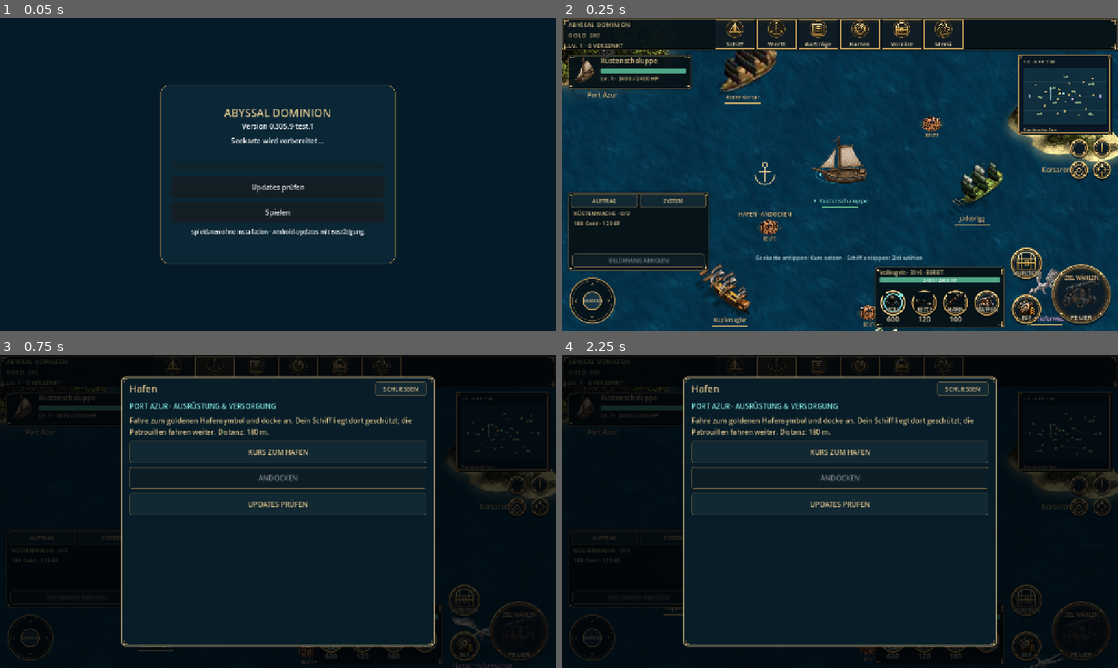
Above: before the commit, frames 1-4 (two rows, left to right).
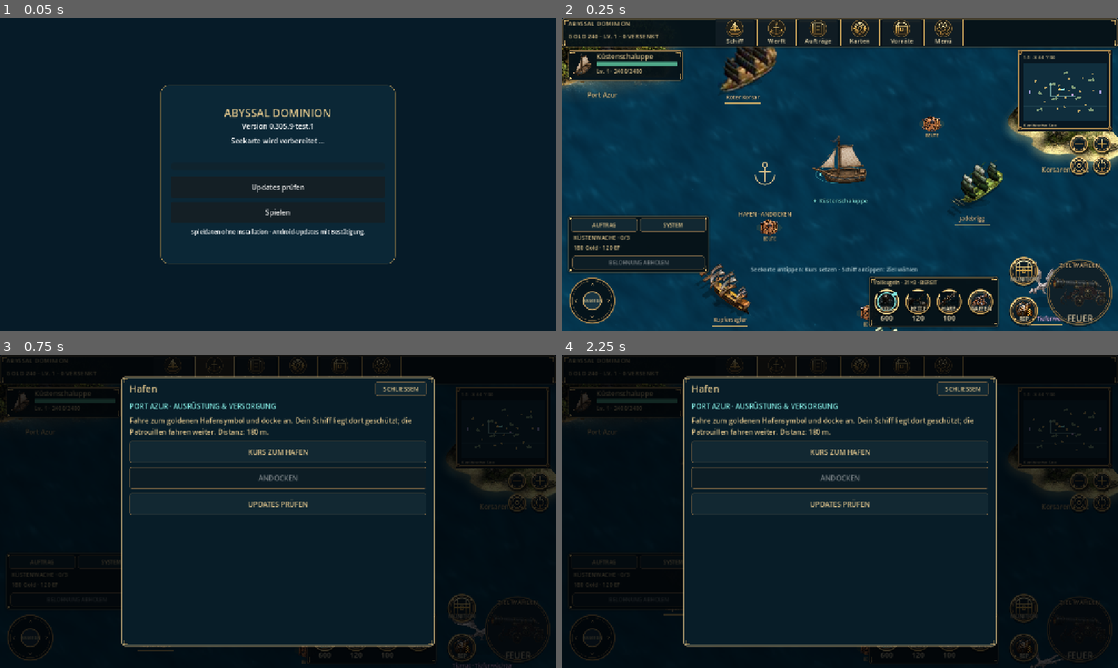
Above: after the commit, the same moments.

Repository: Broosskyy/Abyssal-Dominion-Beta
Game: Godot game, scene res://updater/launcher.tscn
Same seed, same stepped clock (60 frames per second), same inputs: the game is played once before the commit and once after it.
Inputs:
- Up to frame 1 (0.05 s): no input
- Up to frame 2 (0.25 s): no input
- Up to frame 3 (0.75 s): click "Werft" at 0.5 s
- Up to frame 4 (2.25 s): click "Schiff" at 1.25 s; click "Aufträge" at 2 s

Frame 1 is identical in both runs. In frame 2, 16% of the frame differs, in the area x 0-100%, y 0-100%; in frame 3, 2.6%; in frame 4, 2.7%.

Commit message:
Compact the sea HUD around a larger cannon action and calmer water.
The aborted layout pass never reached main. Captain HP stays on the left card, short screens keep status in the header, the shipyard lists all 27 designs as named cards, and the fire control uses an original cannon graphic.

Co-authored-by: Broosskyy <Broosskyy@users.noreply.github.com>

Diff:
--- a/rebuild/m3052/assets/provenance.json
+++ b/rebuild/m3052/assets/provenance.json
@@ -659,6 +659,12 @@
       "bytes": 354,
       "sha256": "75c27bf8ef5281e57937210f352331200adbe1130854fe6838054386d8dd6382",
       "source": "Handwritten nautical SVG for visible target cycling"
+    },
+    {
+      "path": "assets/ui/cannon_action.png",
+      "bytes": 227050,
+      "sha256": "494fc27daa3136154163a2108cbc888542a640a4453ee33703117eb3cb37a196",
+      "source": "Original fire-button cannon rendered for Abyssal Dominion; not taken from a third-party atlas"
     }
   ]
 }
--- a/rebuild/m3052/nautical_button.gd
+++ b/rebuild/m3052/nautical_button.gd
@@ -7,6 +7,7 @@
 var latched=false
 var cooldown=0.0
 var state_label=""
+var hero:=false
 const GOLD=Color("c7a15a")
 func _ready() -> void:
 	focus_mode=Control.FOCUS_NONE
@@ -19,6 +20,32 @@
 	var gold=Color("f5d78d") if hot else GOLD
 	if disabled:gold=Color("746747")
 	var font=ThemeDB.fallback_font
+	if hero:
+		var diameter=minf(size.x,size.y)
+		var center=Vector2(size.x*.5,diameter*.5)
+		var radius=diameter*.5-2
+		draw_circle(center+Vector2(0,3),radius+1,Color(0,0,0,.42))
+		draw_circle(center,radius,Color("102028"))
+		draw_circle(center,radius,gold,false,2.4,true)
+		draw_circle(center,radius-4,Color("80623a"),false,1.0,true)
+		if art!=null:
+			var dimensions=art.get_size()*diameter*.84/maxf(art.get_width(),art.get_height())
+			draw_texture_rect(art,Rect2(center-dimensions*.5,dimensions),false,Color(1,1,1,.45) if disabled else Color.WHITE)
+		if latched:draw_arc(center,radius-5,0,TAU,40,Color("80e3dc"),2.2,true)
+		if not state_label.is_empty():
+			var fs=10 if diameter<120 else 12
+			var label_width=font.get_string_size(state_label,HORIZONTAL_ALIGNMENT_LEFT,-1,fs).x
+			var pos=Vector2(center.x-label_width*.5,16)
+			draw_string_outline(font,pos,state_label,HORIZONTAL_ALIGNMENT_LEFT,-1,fs,4,Color("071018"))
+			draw_string(font,pos,state_label,HORIZONTAL_ALIGNMENT_LEFT,-1,fs,Color("80e3dc") if state_label=="BEREIT" else Color("edc68c"))
+		if not caption.is_empty():
+			var fs=16 if diameter>100 else 13
+			var label_width=font.get_string_size(caption,HORIZONTAL_ALIGNMENT_LEFT,-1,fs).x
+			var pos=Vector2(center.x-label_width*.5,diameter-8)
+			draw_string_outline(font,pos,caption,HORIZONTAL_ALIGNMENT_LEFT,-1,fs,4,Color("071018"))
+			draw_string(font,pos,caption,HORIZONTAL_ALIGNMENT_LEFT,-1,fs,Color("f3e0b6"))
+		if cooldown>0:draw_arc(center,radius-6,-PI*.5,-PI*.5+TAU*(1-clampf(cooldown,0,1)),36,Color("e3bf76"),2.4,true)
+		return
 	if nav_mode:
 		draw_rect(Rect2(Vector2(1,1),size-Vector2(2,2)),Color("30291c") if hot else Color("101c23"))
 		draw_rect(Rect2(Vector2(1,1),size-Vector2(2,2)),gold,false,1.0)
--- a/rebuild/m3052/ocean.gdshader
+++ b/rebuild/m3052/ocean.gdshader
@@ -10,16 +10,16 @@
  float a=dot(world,d1)*.026-TIME*.68;
  float b=dot(world,d2)*.051+TIME*.49;
  float c=dot(world,normalize(vec2(.4,.9)))*.087-TIME*.92;
- float n=texture(wave_noise,world*.0027+vec2(TIME*.003,-TIME*.002)).r;
- float detail=texture(wave_noise,world*.007-vec2(TIME*.004,TIME*.001)).g;
- vec2 fine=texture(wave_noise,world*.023+vec2(-TIME*.005,TIME*.003)).rg;
- vec2 slope=d1*cos(a)*.10+d2*cos(b)*.055+normalize(vec2(.4,.9))*cos(c)*.035+(fine-.5)*.16;
+ float n=texture(wave_noise,world*.0016+vec2(TIME*.002,-TIME*.0014)).r;
+ float detail=texture(wave_noise,world*.0042-vec2(TIME*.0022,TIME*.0008)).g;
+ vec2 fine=texture(wave_noise,world*.009+vec2(-TIME*.002,TIME*.0014)).rg;
+ vec2 slope=d1*cos(a)*.12+d2*cos(b)*.07+normalize(vec2(.4,.9))*cos(c)*.04+(fine-.5)*.035;
  vec3 normal=normalize(vec3(-slope,1.));
  float light=dot(normal,normalize(vec3(-.4,-.6,1.)));
  float crest=pow(max(0.,sin(b)*.35+sin(c)*.2+detail*.45),5.);
  vec3 deep=vec3(.014,.115,.19);vec3 shallow=vec3(.028,.25,.35);
  vec3 sea=mix(deep,shallow,clamp(.26+n*.42+sin(a)*.055,0.,1.));
- sea*=.72+light*.36+(detail-.5)*.18+(fine.r-.5)*.12;
+ sea*=.76+light*.32+(detail-.5)*.08+(fine.r-.5)*.03;
  float glint=pow(smoothstep(.60,.92,fine.r)*smoothstep(.43,.85,detail),5.);
  sea+=vec3(.25,.40,.45)*(crest*.28+glint*.22);
  COLOR=vec4(sea*region_tint,1.);
--- a/rebuild/m3052/sea_map.gd
+++ b/rebuild/m3052/sea_map.gd
@@ -162,6 +162,7 @@
 	beast = load("res://assets/reference/monsters/tiamat.png")
 	for name in ["cannon_0","cannon_1","cannon_2","harpoon_0","harpoon_1","harpoon_2","loot_0","loot_1","loot_2","loot_3","upgrade_cannon","upgrade_harpoon","upgrade_hull","upgrade_sails","quest_book","world_chart"]:
 		extra_icons[name] = load("res://assets/expanded/"+name+".png")
+	extra_icons.cannon_action=load("res://assets/ui/cannon_action.png")
 
 func _process(delta: float) -> void:
 	if modal_backdrop!=null:modal_backdrop.visible=modal.visible
@@ -373,10 +374,12 @@
 	var name_offset=68.0 if is_player and int(sim.player.skin)==26 else 47.0
 	var baseline = point+Vector2(0,name_offset)
 	_label(baseline,("✦ "+name) if is_player else name,14 if is_player else 13,color)
-	var bar = Rect2(point+Vector2(-43,name_offset+8),Vector2(86,4))
-	draw_rect(bar,Color("071820"))
-	var health_color=Color("60b682") if is_player else (Color("b36452") if bool(actor.get("aggressive",false)) or bool(CONTENT.MAPS[sim.map_id].npc_hostile) else Color("baa165"))
-	draw_rect(Rect2(bar.position,Vector2(bar.size.x*float(actor.hp)/float(actor.max_hp),4)),health_color)
+	# The captain's HP lives once, on the edge card. World bars stay on other ships and in gallery sheets.
+	if not is_player or gallery_page>=0:
+		var bar = Rect2(point+Vector2(-43,name_offset+8),Vector2(86,4))
+		draw_rect(bar,Color("071820"))
+		var health_color=Color("60b682") if is_player else (Color("b36452") if bool(actor.get("aggressive",false)) or bool(CONTENT.MAPS[sim.map_id].npc_hostile) else Color("baa165"))
+		draw_rect(Rect2(bar.position,Vector2(bar.size.x*float(actor.hp)/float(actor.max_hp),4)),health_color)
 	if float(actor.slow)>0: _label(point+Vector2(0,name_offset+33),"VERLANGSAMT",10,Color("9fdbf4"))
 
 func _draw_atlas(tex: Texture2D,point: Vector2,width: float,col: int,row: int,columns: int,rows: int) -> void:
@@ -554,14 +557,18 @@
 	player_hp=_bar(player_panel)
 	player_numbers=_text(player_panel,"",11)
 	player_name.clip_text=true
+	player_numbers.clip_text=true
 	player_xp=_bar(player_panel)
 	var xp_style: StyleBoxFlat=player_xp.get_theme_stylebox("fill").duplicate();xp_style.bg_color=Color("348cb6");player_xp.add_theme_stylebox_override("fill",xp_style)
 	target_panel=_panel(ui)
 	target_portrait=_portrait(target_panel)
+	target_panel.clip_contents=true
 	target_name=_text(target_panel,"",13);target_name.clip_text=true
 	target_hp=_bar(target_panel)
 	target_health_skin=target_hp.get_theme_stylebox("fill").duplicate();target_hp.add_theme_stylebox_override("fill",target_health_skin)
 	target_numbers=_text(target_panel,"",11)
+	target_numbers.clip_text=true
+	target_numbers.autowrap_mode=TextServer.AUTOWRAP_WORD_SMART
 	chart_mini=MINI.new();chart_mini.simulation=sim
 	chart_mini.course_requested.connect(func(point):_chart_course(point))
 	ui.add_child(chart_mini)
@@ -569,8 +576,10 @@
 	combat_readout=_text(combat_dock,"",10,GOLD);combat_readout.clip_text=true
 	deck_hp=_bar(combat_dock);deck_xp=_bar(combat_dock);deck_xp.add_theme_stylebox_override("fill",xp_style)
 	deck_numbers=_text(combat_dock,"",9,Color.WHITE);deck_numbers.horizontal_alignment=HORIZONTAL_ALIGNMENT_CENTER
+	for duplicate in [deck_hp,deck_xp,deck_numbers]:duplicate.visible=false
 	loadout_button=_orb(ui,"Bewaffnung",extra_icons.cannon_0,func():_open_modal("Bewaffnung"),"WAFFEN")
-	attack=_orb(ui,"Feuer ein/aus",extra_icons.cannon_2,_toggle_fire,"FEUER");attack.name="FireButton"
+	attack=_orb(ui,"Feuer ein/aus",extra_icons.cannon_action,_toggle_fire,"FEUER");attack.name="FireButton"
+	attack.set("hero",true)
 	repair=_orb(ui,"Schiff reparieren",extra_icons.upgrade_hull,func():sim.toggle_repair();_refresh_ui(),"REP");repair.name="RepairButton"
 	ammo_selector=_orb(ui,"Munitionsauswahl",icons.cannonball,func():_open_modal("Munition"),"KUGELN")
 	for i in 3:
@@ -583,12 +592,15 @@
 	zoom_in=_orb(ui,"Näher zoomen",hud_icons.plus,func():_zoom(1.15))
 	zoom_out=_orb(ui,"Weiter zoomen",hud_icons.minus,func():_zoom(1.0/1.15))
 	interact=_button(ui,"",_interact);interact.name="InteractButton"
-	status=_text(ui,"",11,Color("b3ccd0"));status.horizontal_alignment=HORIZONTAL_ALIGNMENT_CENTER;status.autowrap_mode=TextServer.AUTOWRAP_WORD_SMART
+	status=_text(ui,"",11,Color("b3ccd0"));status.horizontal_alignment=HORIZONTAL_ALIGNMENT_CENTER
+	status.clip_text=true
+	status.text_overrun_behavior=TextServer.OVERRUN_TRIM_ELLIPSIS
+	status.mouse_filter=Control.MOUSE_FILTER_IGNORE
 	quest_panel=_panel(ui)
 	quest_tab=_button(quest_panel,"AUFTRAG",func():system_view=false;_refresh_ui())
 	system_tab=_button(quest_panel,"SYSTEM",func():system_view=true;_refresh_ui())
 	for tab in [quest_tab,system_tab]:tab.add_theme_font_size_override("font_size",10)
-	quest_text=_text(quest_panel,"",11);quest_text.autowrap_mode=TextServer.AUTOWRAP_WORD_SMART
+	quest_text=_text(quest_panel,"",11);quest_text.autowrap_mode=TextServer.AUTOWRAP_WORD_SMART;quest_text.clip_text=true
 	system_label=_text(quest_panel,"",11,Color("bac7c7"));system_label.autowrap_mode=TextServer.AUTOWRAP_WORD_SMART;system_label.clip_text=true
 	quest_claim=_button(quest_panel,"BELOHNUNG ABHOLEN",func():sim.claim_quest();_save_progress();_refresh_ui());quest_claim.add_theme_font_size_override("font_size",10)
 	modal_backdrop=ColorRect.new()
@@ -642,23 +654,24 @@
 		desired_zoom=0.78
 		camera.zoom=Vector2.ONE*desired_zoom
 	water.size=viewport_size
-	var header=54.0 if compact else 62.0
+	var header=50.0 if compact else 56.0
 	_place(chrome,0,0,s.x,header)
-	title.visible=not compact;_place(title,12,4,210,18)
-	_place(resources,12,5 if compact else 24,154 if compact else 250,44 if compact else 32)
+	title.visible=not compact;_place(title,12,2,180,16)
+	resources.clip_text=true
+	_place(resources,12,3 if compact else 26,154 if compact else 250,20)
 	resources.visible=true
 	var nw=62.0 if compact else 80.0
 	var nav_x=(s.x-nw*nav_buttons.size())*.5
 	resources.size.x=maxf(90,nav_x-24)
-	for i in nav_buttons.size():_place(nav_buttons[i],nav_x+i*nw,2,nw-3,header-4)
-	var top=header+8
-	_place(player_panel,12,top,208 if compact else 236,66)
-	_place(player_portrait,7,6,48,49);_place(player_name,62,3,player_panel.size.x-70,22)
-	_place(player_hp,62,27,player_panel.size.x-72,9);_place(player_numbers,62,38,player_panel.size.x-70,20)
-	_place(player_xp,8,60,player_panel.size.x-16,3)
+	for i in nav_buttons.size():_place(nav_buttons[i],nav_x+i*nw,1,nw-3,header-3)
+	var top=header+6
+	_place(player_panel,12,top,196 if compact else 220,58)
+	_place(player_portrait,6,5,42,44);_place(player_name,54,3,player_panel.size.x-60,18)
+	_place(player_hp,54,22,player_panel.size.x-64,8);_place(player_numbers,54,32,player_panel.size.x-60,18)
+	_place(player_xp,8,52,player_panel.size.x-16,3)
 	var tw=player_panel.size.x
-	_place(target_panel,12,top+72,tw,72)
-	_place(target_portrait,7,5,48,51);_place(target_name,62,3,tw-70,22);_place(target_hp,62,27,tw-72,8);_place(target_numbers,62,36,tw-70,32)
+	_place(target_panel,12,top+62,tw,70)
+	_place(target_portrait,6,5,42,44);_place(target_name,54,3,tw-62,18);_place(target_hp,54,22,tw-64,8);_place(target_numbers,54,32,tw-62,34)
 	var mw=128.0 if compact else 180.0
 	var mh=108.0 if compact else 154.0
 	_place(chart_mini,s.x-mw-12,top,mw,mh)
@@ -670,25 +683,27 @@
 	camera_pad.visible=camera_pad_visible
 	var q=44.0 if compact else 52.0
 	var group=4*q+24
-	var left=(s.x-group)*.5 if compact else s.x-118-60-28-group-20
-	var dh=104.0 if compact else 116.0
-	var dy=s.y-dh-6
+	var fire=108.0 if compact else 128.0
+	var small=50.0 if compact else 58.0
+	var dh=88.0 if compact else 96.0
+	var dy=s.y-dh-8
+	var left=(s.x-group)*.5 if compact else s.x-fire-small-36-group-16
 	_place(combat_dock,left-8,dy,group+16,dh)
-	_place(combat_readout,8,3,group,14)
-	_place(deck_hp,8,19,group,10);_place(deck_xp,8,31,group,7);_place(deck_numbers,8,18,group,12)
-	for i in 3:_place(ammo_buttons[i],left+i*(q+8),dy+42,q,q+12)
-	_place(loadout_button,left+3*(q+8),dy+42,q,q)
-	var fire=92.0 if compact else 118.0
-	_place(attack,s.x-fire-12,s.y-fire-12,fire,fire)
-	var small=52.0 if compact else 60.0
-	var side_x=s.x-fire-small-28
-	_place(repair,side_x,s.y-small-12,small,small)
-	_place(ammo_selector,side_x-2,s.y-small*2-42,small+4,small+16)
-	var status_x=maxf(236 if compact else 294,s.x*.5-220)
-	_place(status,status_x,dy-26,minf(440,side_x-status_x-12),20)
-	_place(interact,12,top+152,player_panel.size.x,36)
-	var journal_height=116.0 if compact else minf(150,s.y-(top+194)-116)
-	var journal_y=s.y-journal_height-(116 if camera_pad_visible and not compact else 10)
+	_place(combat_readout,8,4,group,16)
+	for i in 3:_place(ammo_buttons[i],left+i*(q+8),dy+22,q,q+12)
+	_place(loadout_button,left+3*(q+8),dy+22,q,q)
+	_place(attack,s.x-fire-10,s.y-fire-10,fire,fire)
+	var side_x=s.x-fire-small-24
+	_place(repair,side_x,s.y-small-10,small,small)
+	_place(ammo_selector,side_x,s.y-small*2-28,small,small+12)
+	var nav_right=nav_x+nw*nav_buttons.size()
+	if compact:_place(status,nav_right+8,14,maxf(48,s.x-nav_right-16),22)
+	else:
+		var status_x=maxf(250,s.x*.5-180)
+		_place(status,status_x,dy-22,minf(340,side_x-status_x-12),18)
+	_place(interact,12,top+138,player_panel.size.x,34)
+	var journal_height=96.0 if compact else minf(108.0,maxf(96.0,s.y-(top+160)-124))
+	var journal_y=s.y-journal_height-(112 if camera_pad_visible and not compact else 8)
 	_place(quest_panel,12,journal_y,208 if compact else 270,journal_height)
 	quest_panel.visible=journal_visible and (not compact or not camera_pad_visible)
 	_place(quest_tab,5,4,quest_panel.size.x*.5-7,23);_place(system_tab,quest_panel.size.x*.5+2,4,quest_panel.size.x*.5-7,23)
@@ -719,11 +734,11 @@
 		player_portrait.texture=skin_previews[portrait_skin]
 	player_hp.max_value=sim.player.max_hp
 	player_hp.value=sim.player.hp
-	player_numbers.text="Lv. %d · %d / %d HP" % [sim.level,int(sim.player.hp),int(sim.player.max_hp)]
+	player_numbers.text="Lv. %d · %d/%d" % [sim.level,int(sim.player.hp),int(sim.player.max_hp)]
 	player_xp.tooltip_text="Erfahrung %d / %d" % [sim.xp,sim.xp_required()]
 	player_xp.max_value=sim.xp_required()
 	player_xp.value=sim.xp
-	resources.text="GOLD  %s\nLV. %d · %d VERSENKT" % [str(sim.player.gold),sim.level,sim.kills]
+	resources.text="GOLD %s · LV. %d · %d VERSENKT" % [str(sim.player.gold),sim.level,sim.kills]
 	var selected =sim.actor(sim.target)
 	target_panel.visible=not selected.is_empty() and sim.target>0 and int(selected.hp)>0
 	if target_panel.visible:
@@ -742,7 +757,7 @@
 		target_numbers.text="%d / %d HP\n%s · %d m"%[int(selected.hp),int(selected.max_hp),disposition,roundi(sim.player.pos.distance_to(selected.pos))]
 	attack.text="STOPP" if sim.firing else "FEUER"
 	attack.disabled=not target_panel.visible or int(sim.player.hp)<=0 or sim.docked
-	_set_orb(attack,extra_icons["cannon_%d" % mini(2,int(sim.upgrades.cannon))],"",sim.firing,attack.text)
+	_set_orb(attack,extra_icons.cannon_action,"",sim.firing,attack.text)
 	attack.set("cooldown",float(sim.player.reload)/1.65)
 	attack.set("state_label",_combat_state())
 	repair.disabled=sim.docked
@@ -831,14 +846,41 @@
 			var choose=_button(column,"GELADEN" if sim.ammo_mode==i else "LADEN",func():sim.set_ammo(index);modal.hide();_refresh_ui())
 			choose.custom_minimum_size.y=28;choose.add_theme_font_size_override("font_size",11);choose.disabled=sim.ammo_mode==i or int(sim.player.ammo[i])<=0
 	elif kind=="Werft":
-		_info("SCHIFFSDESIGNS · Wähle deinen Look für die nächste Ausfahrt.",CYAN)
-		for i in skins.size():
-			var index =i
-			var b =_button(modal_body,str(skins[i].name)+("   ✓" if int(sim.player.skin)==i else "   AUSRÜSTEN"),func():_equip(index))
-			b.custom_minimum_size.y=64
-			b.icon=skin_previews[i]
-			b.expand_icon=true
-			b.add_theme_constant_override("icon_max_width",72)
+		_info("SCHIFFSDESIGNS · %d Karten, nach Namen sortiert." % skins.size(),CYAN)
+		var order: Array[int]=[]
+		for i in skins.size():order.append(i)
+		order.sort_custom(func(a,b): return str(skins[a].name).naturalnocasecmp_to(str(skins[b].name))<0)
+		var grid=GridContainer.new()
+		grid.columns=2
+		grid.size_flags_horizontal=Control.SIZE_EXPAND_FILL
+		grid.add_theme_constant_override("h_separation",8)
+		grid.add_theme_constant_override("v_separation",8)
+		modal_body.add_child(grid)
+		for raw in order:
+			var index: int=raw
+			var card=VBoxContainer.new()
+			card.size_flags_horizontal=Control.SIZE_EXPAND_FILL
+			card.add_theme_constant_override("separation",4)
+			grid.add_child(card)
+			var frame=Panel.new()
+			frame.custom_minimum_size=Vector2(0,108)
+			frame.clip_contents=true
+			var frame_style=StyleBoxFlat.new()
+			frame_style.bg_color=Color("071820")
+			frame_style.border_color=CYAN if int(sim.player.skin)==index else Color("67583f")
+			frame_style.set_border_width_all(1)
+			frame_style.set_corner_radius_all(4)
+			frame.add_theme_stylebox_override("panel",frame_style)
+			card.add_child(frame)
+			var preview=_portrait(frame)
+			preview.texture=skin_previews[index]
+			preview.set_anchors_and_offsets_preset(Control.PRESET_FULL_RECT)
+			var equipped=int(sim.player.skin)==index
+			var choose=_button(card,str(skins[index].name)+("\nAKTIV" if equipped else "\nAUSRÜSTEN"),func():_equip(index))
+			choose.autowrap_mode=TextServer.AUTOWRAP_WORD_SMART
+			choose.custom_minimum_size.y=46
+			choose.add_theme_font_size_override("font_size",12)
+			choose.disabled=equipped
 		_text(modal_body,"MUNITIONSNACHSCHUB · Je 30 Gold",14,CYAN)
 		for i in 3:
 			var index =i
--- a/rebuild/m3052/tests/ui_test.gd
+++ b/rebuild/m3052/tests/ui_test.gd
@@ -50,12 +50,22 @@
 		check(clear_center,"HUD reserves clear water around the centered player at "+str(dimensions))
 		check(game.player_portrait.texture!=null and game.target_portrait.texture!=null,"player and selected NPC show actual ship portraits")
 		check(game.attack.get_global_rect().position.x>dimensions.x*.7 and game.combat_dock.get_global_rect().encloses(game.ammo_buttons[0].get_global_rect()),"round fire control stays on the right and quick ammunition stays in the lower deck")
+		check(str(game.attack.get("art").resource_path).ends_with("cannon_action.png") and game.attack.get("hero"),"fire control uses the dedicated cannon graphic")
+		check(not game.deck_hp.visible and not game.deck_numbers.visible,"combat deck does not repeat the captain HP readout")
+		var details=game.target_numbers.get_rect()
+		var card=game.target_panel.size
+		check(details.position.x>=-1 and details.position.y>=-1 and details.end.x<=card.x+1 and details.end.y<=card.y+1,"target details stay inside the target card")
+		if dimensions.y<560:check(not game.status.get_global_rect().intersects(center_water),"status stays off the centered ship on short displays")
 		game.loadout_button.pressed.emit()
 		check(game.modal_kind=="Bewaffnung" and game.modal.visible,"quick weapons control opens real ammunition and cannon information")
 		game.modal.hide()
 		game._open_modal("Werft")
 		await process_frame
 		check(game.modal_scroll.size.y>100 and game.modal_scroll.get_v_scroll_bar().max_value>game.modal_scroll.size.y,"shipyard uses actual scrollable content")
+		var yard:=0
+		for button in game.modal_body.find_children("*","Button",true,false):
+			if "AUSRÜSTEN" in button.text or "AKTIV" in button.text:yard+=1
+		check(yard==27,"shipyard shows one card for every design")
 		game.modal.hide()
 	root.size=Vector2i(1280,720)
 	await process_frame
Binary file added: rebuild/m3052/assets/ui/cannon_action.png
